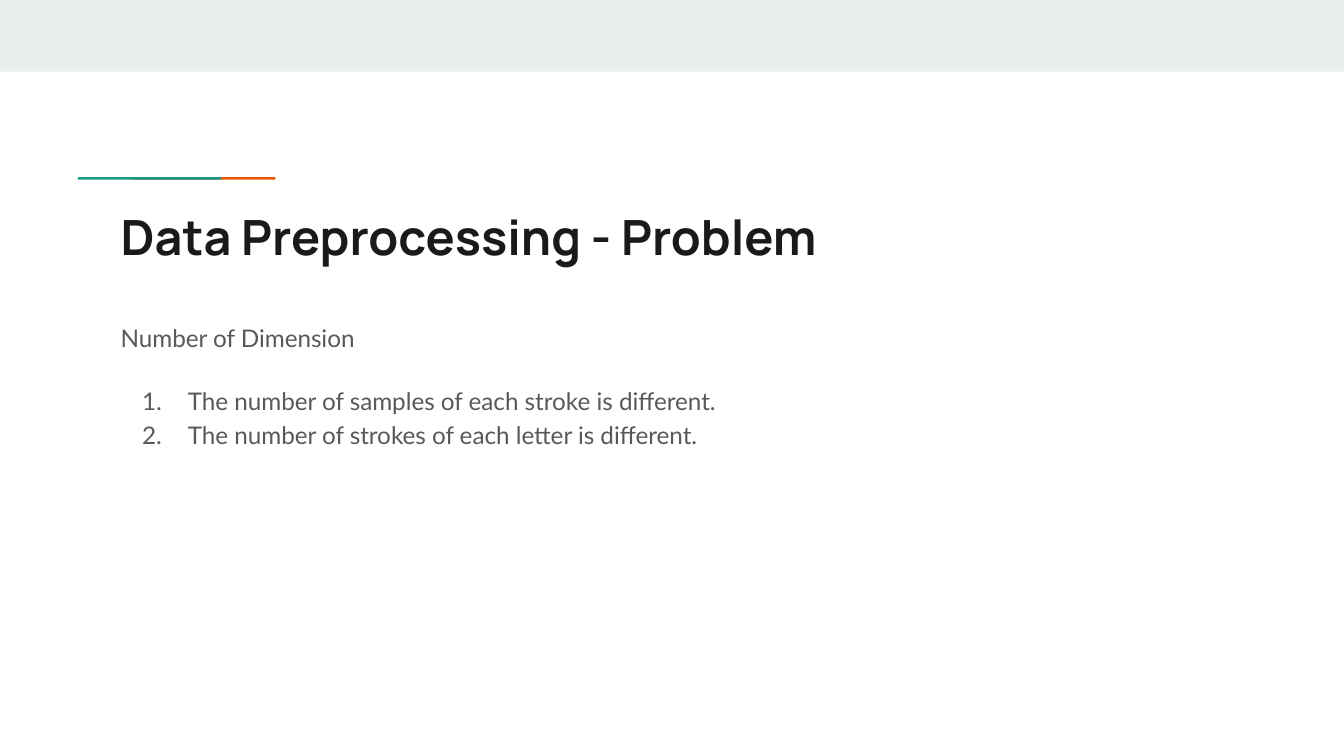
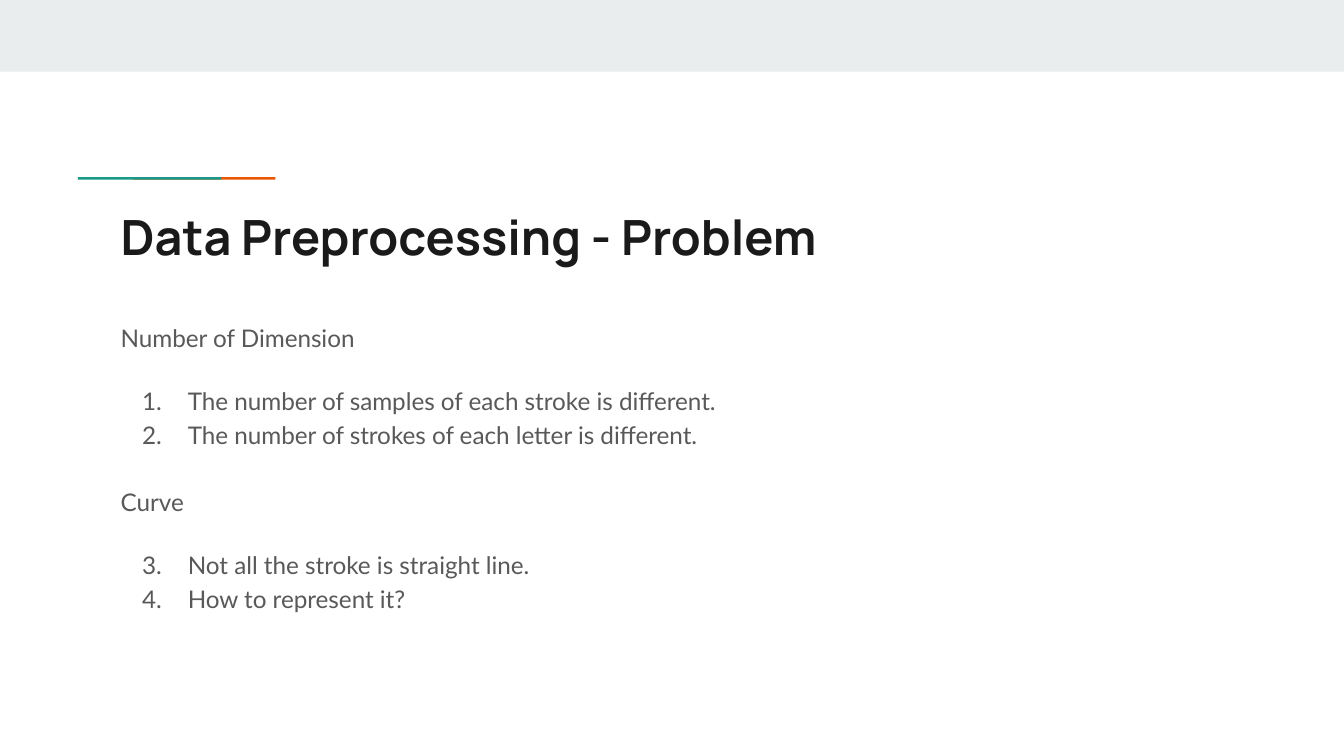
Before and after one commit to allen880117/DrawTablet, a slide deck: slide 9 of Team14.pptx (slide 7 before the commit). Drawn at 1344x756 pixels with LibreOffice and Linux fonts; fonts in the diff are those of the drawing. Boxes give left, top, right and bottom in pixels: in the first picture for what was removed or moved away, otherwise in the second. Text is boxed around its words. In the diff, an @@ line names an element or a change of style, - is before the commit and + after.

```diff
--- a/Team14.pptx
+++ b/Team14.pptx
@@ text at (x1=121, y1=493, x2=530, y2=612): paragraphs added @@
+Curve
+1. Not all the stroke is straight line.
+2. How to represent it?
```
Also in this commit, not shown: 11 other slides changed, 4 slides added.
